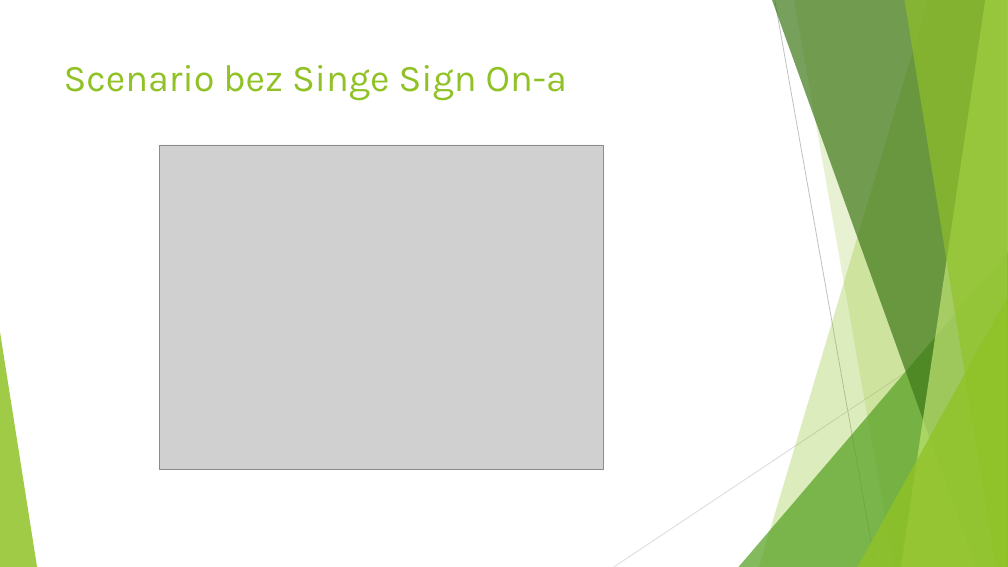
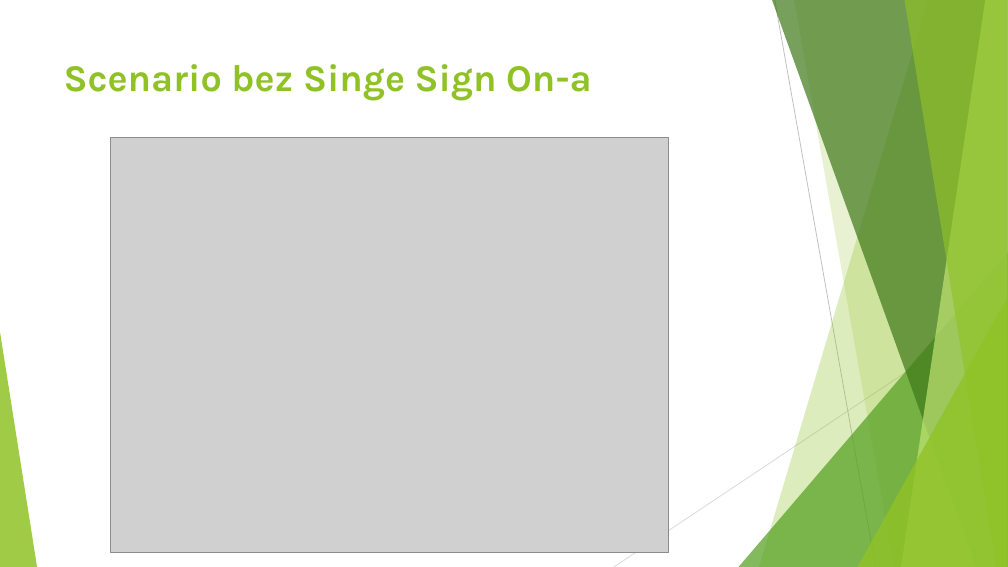
Before and after one commit to enimenss/IdentityServer4AndOAuth2, a slide deck: slide 2 of SSOPresentation.pptx (slide 3 before the commit). Drawn at 1008x567 pixels with LibreOffice and Linux fonts; fonts in the diff are those of the drawing; grey boxes stand for pictures. Boxes give left, top, right and bottom in pixels: in the first picture for what was removed or moved away, otherwise in the second. Text is boxed around its words. In the diff, an @@ line names an element or a change of style, - is before the commit and + after.

```diff
--- a/SSOPresentation.pptx
+++ b/SSOPresentation.pptx
@@ title "Scenario bez Singe Sign On-a" at box(64, 64, 592, 101): bold on @@
@@ picture: place and size @@
-picture at box(160, 145, 604, 470)
+picture at box(110, 138, 668, 553)
```
Also in this commit, not shown: 20 other slides changed, 1 slide removed, 1 other file.
